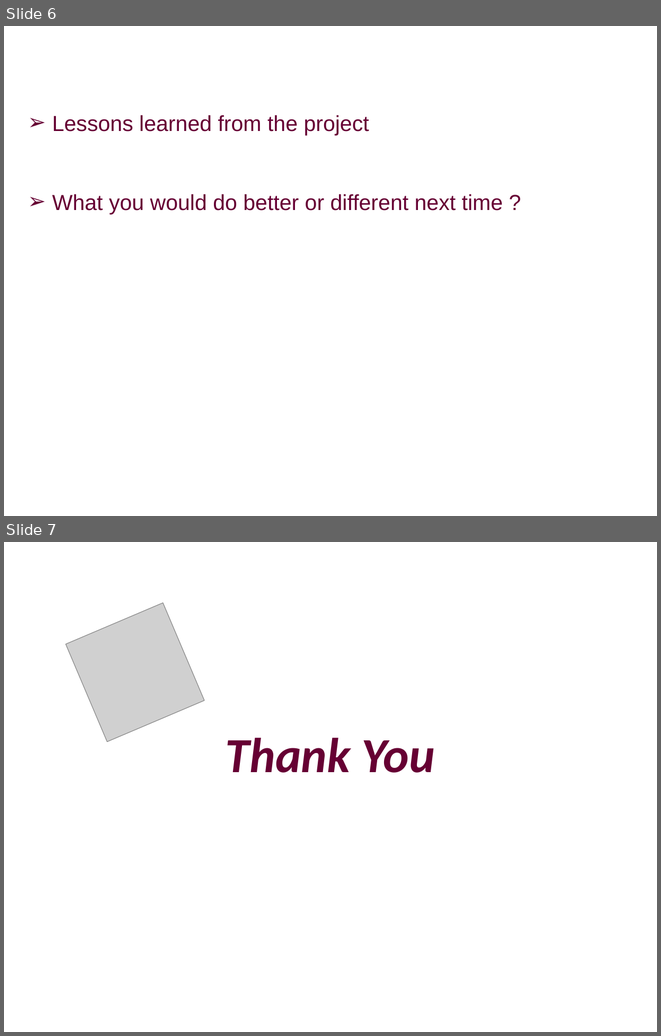
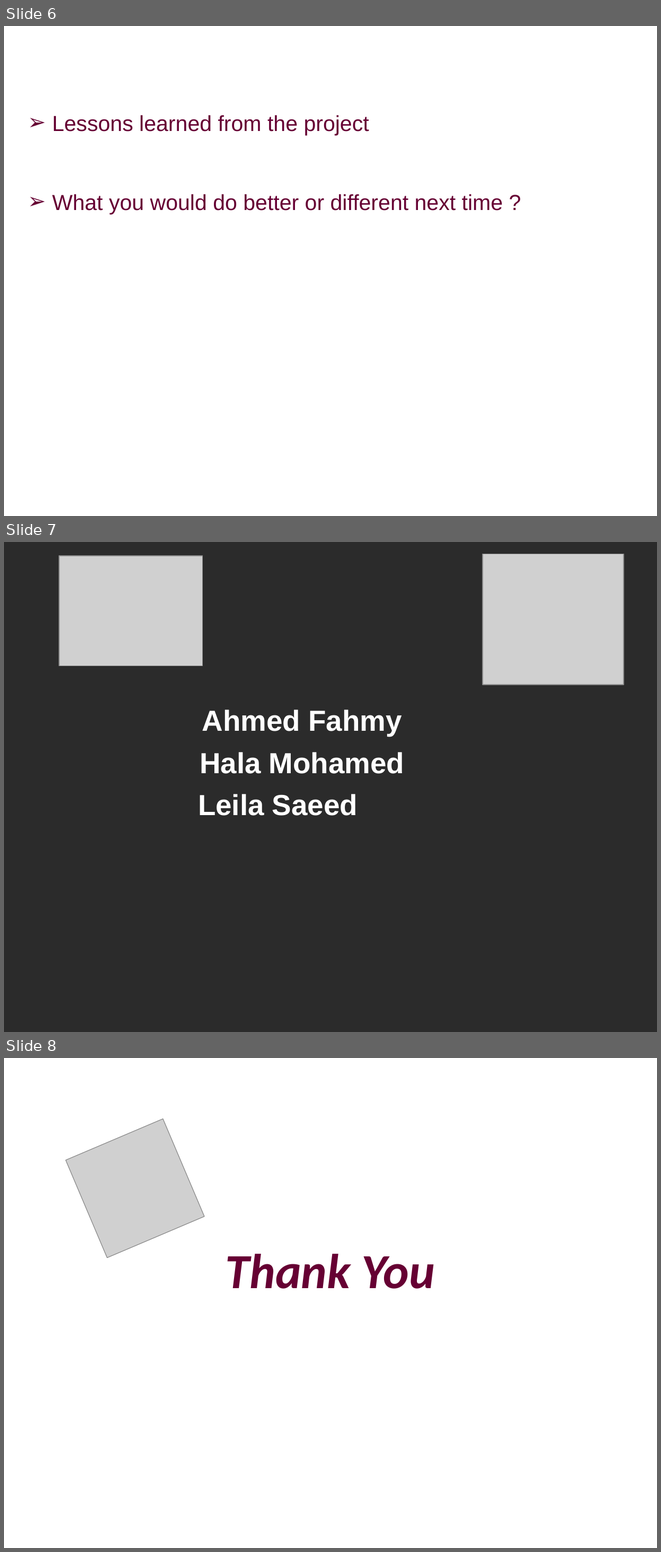
Before and after one commit to a7medfahmy94/SE_Project, a slide deck: presentation/PrentationSWE.ppt. Shown one above the other, each under a label of ours: slides 6 and 7 before the commit, slides 6, 7 and 8 after it. The pictures are 661x1036 and 661x1552 pixels, drawn with LibreOffice and Linux fonts; fonts in the diff are those of the drawing; grey boxes stand for pictures; background and template pictures are left out; a plain dark background stands for a picture behind light text. Boxes give left, top, right and bottom in pixels: in the first picture for what was removed or moved away, otherwise in the second. Text is boxed around its words. In the diff, an @@ line names an element or a change of style, - is before the commit and + after.

Commit message:
edit present

```diff
--- a/presentation/PrentationSWE.ppt
+++ b/presentation/PrentationSWE.ppt
@@ slide 7 added at <box>4,542,657,1032</box>, background picture (left out) @@
@@ picture added at <box>59,556,203,665</box> @@
@@ picture added at <box>483,554,624,685</box> @@
@@ subtitle added at <box>198,709,404,815</box>, 32 pt, text #FFFFFF, bold @@
+Ahmed Fahmy
+Hala Mohamed
+Leila Saeed
@@ what was slide 7 is now slide 8 @@
```
